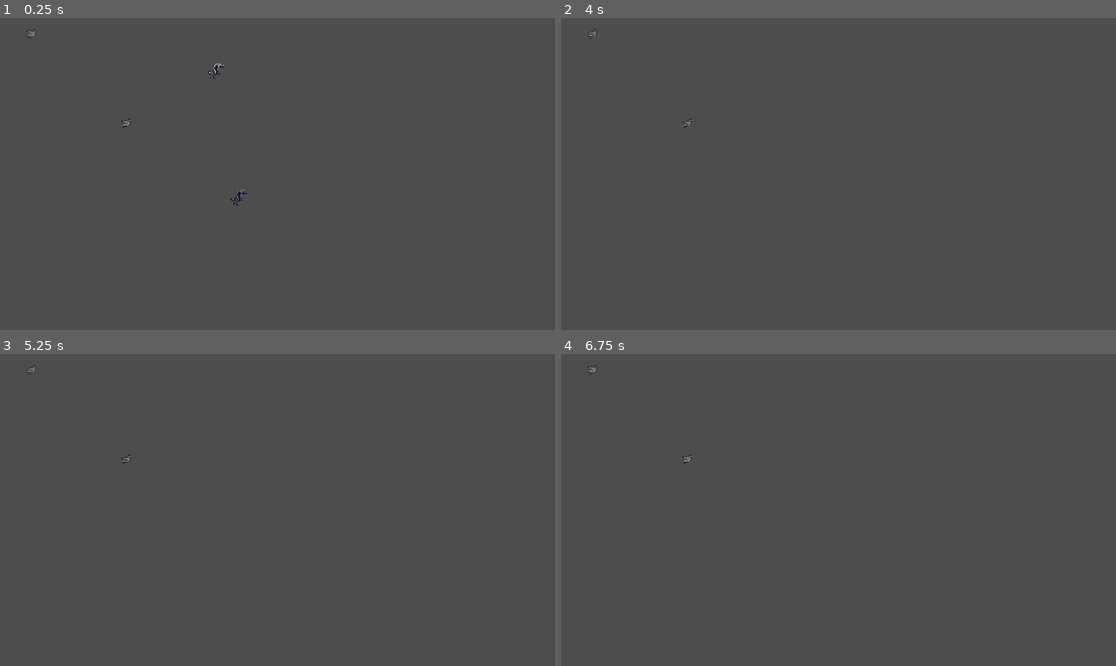
Above: before the commit, frames 1-4 (two rows, left to right).
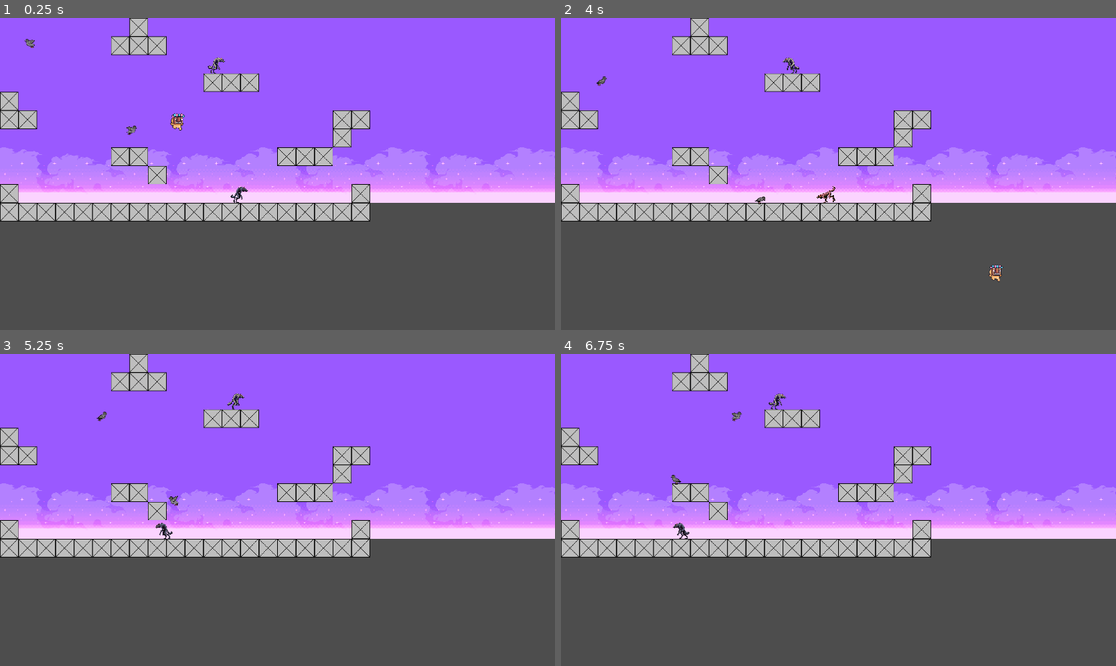
Above: after the commit, the same moments.

Repository: joaquin-salas/fabulas-videogame
Game: Godot game, scene res://levels/level_1.tscn
The game is run twice, just before and just after one commit, with the same random seed, the same clock (stepped at 60 frames per second) and the same inputs. Before the commit the project starts from res://levels/level.tscn.
Inputs:
- Up to frame 1 (0.25 s): no input
- Up to frame 2 (4 s): tap Enter at 0.5 s; hold Right (move_right) 0.53-2.03 s; tap Space (jump) at 0.77, 1.52, 3.02, 3.77 s; hold Left (move_left) 2.03-2.78 s; hold Right (move_right) from 2.78 s (still down)
- Up to frame 3 (5.25 s): release Right (move_right) at 4.28 s; hold Left (move_left) 4.28-5.03 s; tap Space (jump) at 4.52 s; hold Right (move_right) from 5.03 s (still down)
- Up to frame 4 (6.75 s): release Right (move_right) at 5.78 s; hold Left (move_left) from 5.78 s (still down); tap Space (jump) at 6.02 s

The runs differ from the first frame. In frame 1, 63% of the frame differs, in the area x 0-100%, y 0-66%; in frame 2, 63%, in the area x 0-100%, y 0-85%; in frame 3, 63%; in frame 4, 63%.
Error before the commit: Invalid access to property or key 'global_position' on a base object of type 'Nil'. (res://entities/enemies/aerial_enemy/aerial_enemy.gd:66)

Commit message:
fix(proyect_structure) reorganize world structure

Diff:
--- a/fabulas/entities/player/player.tscn
+++ b/fabulas/entities/player/player.tscn
@@ -6,7 +6,7 @@
 [ext_resource type="Texture2D" uid="uid://dk7rq8dy5bhvy" path="res://entities/player/visuals/sprite/Idle (32x32).png" id="4_pgwtq"]
 [ext_resource type="Texture2D" uid="uid://b74b2o31ifv11" path="res://entities/player/visuals/sprite/Jump (32x32).png" id="5_3xavr"]
 [ext_resource type="Texture2D" uid="uid://cymkut0eao2je" path="res://entities/player/visuals/sprite/Run (32x32).png" id="6_vpvow"]
-[ext_resource type="PackedScene" uid="uid://rpat2yeq301t" path="res://common/state-machines/state_machine.tscn" id="7_vw8xl"]
+[ext_resource type="PackedScene" uid="uid://rpat2yeq301t" path="res://shared/state-machines/state_machine.tscn" id="7_vw8xl"]
 [ext_resource type="Script" uid="uid://bldxq5das84cd" path="res://entities/player/states/states/player_idle_state.gd" id="8_xb4l4"]
 [ext_resource type="Script" uid="uid://bhg21qrimc1xu" path="res://entities/player/states/states/player_run_state.gd" id="9_v5u60"]
 [ext_resource type="Script" uid="uid://dvi2e2l5jdi7x" path="res://entities/player/states/states/player_jump_state.gd" id="10_fsjsn"]
--- a/fabulas/levels/level.tscn
+++ b/fabulas/levels/level_1.tscn
@@ -1,6 +1,6 @@
 [gd_scene format=3 uid="uid://cqwjvexkmycoy"]
 
-[ext_resource type="PackedScene" uid="uid://bgj7w8gkoacqp" path="res://worlds/map.tscn" id="1_lkqqh"]
+[ext_resource type="PackedScene" uid="uid://bgj7w8gkoacqp" path="res://worlds/tower_1/map.tscn" id="1_lkqqh"]
 [ext_resource type="PackedScene" uid="uid://by1opkevsyhob" path="res://entities/player/player.tscn" id="2_tq1so"]
 [ext_resource type="PackedScene" uid="uid://bgx5mn44t03it" path="res://entities/enemies/aerial_enemy/aerial__enemy.tscn" id="3_rv5g2"]
 [ext_resource type="PackedScene" uid="uid://dp7x3d060s0vf" path="res://entities/enemies/ground_enemy/variant a/ground_enemy.tscn" id="4_lhx7y"]
--- a/fabulas/common/camera/camera_rig.gd
+++ b/fabulas/shared/camera/camera_rig.gd
@@ -17,6 +17,7 @@
 
 func _ready() -> void:
 	camera.zoom = zoom_value
+	position.x = follow_node.position.x
 
 func _process(delta: float) -> void:
 	if follow_node == null:
--- a/fabulas/common/camera/camera_rig.tscn
+++ b/fabulas/shared/camera/camera_rig.tscn
@@ -1,6 +1,6 @@
 [gd_scene format=3 uid="uid://drut5tkemtw57"]
 
-[ext_resource type="Script" uid="uid://dufoxv48m2cc5" path="res://common/camera/camera_rig.gd" id="1_w8xws"]
+[ext_resource type="Script" uid="uid://dufoxv48m2cc5" path="res://shared/camera/camera_rig.gd" id="1_w8xws"]
 
 [node name="CameraRig" type="Node2D" unique_id=2139074347]
 script = ExtResource("1_w8xws")
--- a/fabulas/common/state-machines/state_machine.tscn
+++ b/fabulas/shared/state-machines/state_machine.tscn
@@ -1,6 +1,6 @@
 [gd_scene format=3 uid="uid://rpat2yeq301t"]
 
-[ext_resource type="Script" uid="uid://beao3mlsvx0kw" path="res://common/state-machines/state_machine.gd" id="1_uvuqw"]
+[ext_resource type="Script" uid="uid://beao3mlsvx0kw" path="res://shared/state-machines/state_machine.gd" id="1_uvuqw"]
 
 [node name="StateMachine" type="Node" unique_id=652708199]
 script = ExtResource("1_uvuqw")
--- a/fabulas/worlds/map.tscn
+++ b/fabulas/worlds/tower_1/map.tscn
@@ -1,177 +1,13 @@
 [gd_scene format=4 uid="uid://bgj7w8gkoacqp"]
 
-[ext_resource type="Texture2D" path="res://Assets/Placeholders/Terrain (16x16).png" id="1_26yhd"]
-[ext_resource type="Texture2D" uid="uid://c32spx4e22j7u" path="res://worlds/placeholders/tile_placeholder (64x64).png" id="2_p3ir5"]
-[ext_resource type="Texture2D" uid="uid://d31ln5pm742nc" path="res://worlds/placeholders/Background/Background.png" id="3_myvm1"]
-[ext_resource type="Texture2D" uid="uid://dou7513dgttxo" path="res://worlds/placeholders/Background/[64x64] Dungeon Bricks Plain.png" id="3_p3ir5"]
-
-[sub_resource type="NavigationPolygon" id="NavigationPolygon_myvm1"]
-vertices = PackedVector2Array(32, 32, -32, 32, -32, -32, 32, -32)
-polygons = Array[PackedInt32Array]([PackedInt32Array(0, 1, 2, 3)])
-outlines = Array[PackedVector2Array]([PackedVector2Array(-32, -32, 32, -32, 32, 32, -32, 32)])
-agent_radius = 0.0
-
-[sub_resource type="TileSetAtlasSource" id="TileSetAtlasSource_myvm1"]
-texture = ExtResource("1_26yhd")
-0:0/0 = 0
-1:0/0 = 0
-2:0/0 = 0
-3:0/0 = 0
-4:0/0 = 0
-6:0/0 = 0
-6:0/0/physics_layer_0/polygon_0/points = PackedVector2Array(-8, -8, 8, -8, 8, 8, -8, 8)
-7:0/0 = 0
-7:0/0/physics_layer_0/polygon_0/points = PackedVector2Array(-8, -8, 8, -8, 8, 8, -8, 8)
-8:0/0 = 0
-8:0/0/physics_layer_0/polygon_0/points = PackedVector2Array(-8, -8, 8, -8, 8, 8, -8, 8)
-9:0/0 = 0
-10:0/0 = 0
-12:0/0 = 0
-13:0/0 = 0
-14:0/0 = 0
-15:0/0 = 0
-17:0/0 = 0
-18:0/0 = 0
-19:0/0 = 0
-0:1/0 = 0
-1:1/0 = 0
-2:1/0 = 0
-3:1/0 = 0
-4:1/0 = 0
-6:1/0 = 0
-6:1/0/physics_layer_0/polygon_0/points = PackedVector2Array(-8, -8, 8, -8, 8, 8, -8, 8)
-7:1/0 = 0
-7:1/0/physics_layer_0/polygon_0/points = PackedVector2Array(-8, -8, 8, -8, 8, 8, -8, 8)
-8:1/0 = 0
-8:1/0/physics_layer_0/polygon_0/points = PackedVector2Array(-8, -8, 8, -8, 8, 8, -8, 8)
-9:1/0 = 0
-10:1/0 = 0
-12:1/0 = 0
-13:1/0 = 0
-14:1/0 = 0
-15:1/0 = 0
-17:1/0 = 0
-18:1/0 = 0
-19:1/0 = 0
-0:2/0 = 0
-1:2/0 = 0
-2:2/0 = 0
-6:2/0 = 0
-6:2/0/physics_layer_0/polygon_0/points = PackedVector2Array(-8, -8, 8, -8, 8, 8, -8, 8)
-7:2/0 = 0
-7:2/0/physics_layer_0/polygon_0/points = PackedVector2Array(-8, -8, 8, -8, 8, 8, -8, 8)
-8:2/0 = 0
-8:2/0/physics_layer_0/polygon_0/points = PackedVector2Array(-8, -8, 8, -8, 8, 8, -8, 8)
-13:2/0 = 0
-14:2/0 = 0
-15:2/0 = 0
-17:2/0 = 0
-18:2/0 = 0
-19:2/0 = 0
-0:4/0 = 0
-1:4/0 = 0
-2:4/0 = 0
-3:4/0 = 0
-4:4/0 = 0
-6:4/0 = 0
-7:4/0 = 0
-8:4/0 = 0
-9:4/0 = 0
-10:4/0 = 0
-12:4/0 = 0
-13:4/0 = 0
-14:4/0 = 0
-15:4/0 = 0
-17:4/0 = 0
-18:4/0 = 0
-19:4/0 = 0
-20:4/0 = 0
-21:4/0 = 0
-0:5/0 = 0
-1:5/0 = 0
-2:5/0 = 0
-3:5/0 = 0
-4:5/0 = 0
-6:5/0 = 0
-7:5/0 = 0
-8:5/0 = 0
-9:5/0 = 0
-10:5/0 = 0
-12:5/0 = 0
-13:5/0 = 0
-14:5/0 = 0
-15:5/0 = 0
-17:5/0 = 0
-18:5/0 = 0
-18:5/0/navigation_layer_0/polygon = SubResource("NavigationPolygon_myvm1")
-19:5/0 = 0
-20:5/0 = 0
-21:5/0 = 0
-0:6/0 = 0
-1:6/0 = 0
-2:6/0 = 0
-6:6/0 = 0
-7:6/0 = 0
-8:6/0 = 0
-13:6/0 = 0
-14:6/0 = 0
-15:6/0 = 0
-17:6/0 = 0
-18:6/0 = 0
-19:6/0 = 0
-0:8/0 = 0
-1:8/0 = 0
-2:8/0 = 0
-3:8/0 = 0
-4:8/0 = 0
-6:8/0 = 0
-7:8/0 = 0
-8:8/0 = 0
-9:8/0 = 0
-10:8/0 = 0
-12:8/0 = 0
-13:8/0 = 0
-14:8/0 = 0
-15:8/0 = 0
-17:8/0 = 0
-18:8/0 = 0
-19:8/0 = 0
-20:8/0 = 0
-0:9/0 = 0
-1:9/0 = 0
-2:9/0 = 0
-3:9/0 = 0
-4:9/0 = 0
-6:9/0 = 0
-7:9/0 = 0
-8:9/0 = 0
-9:9/0 = 0
-10:9/0 = 0
-12:9/0 = 0
-13:9/0 = 0
-14:9/0 = 0
-15:9/0 = 0
-17:9/0 = 0
-18:9/0 = 0
-19:9/0 = 0
-20:9/0 = 0
-0:10/0 = 0
-1:10/0 = 0
-2:10/0 = 0
-6:10/0 = 0
-7:10/0 = 0
-8:10/0 = 0
-13:10/0 = 0
-14:10/0 = 0
-15:10/0 = 0
-18:10/0 = 0
-19:10/0 = 0
-20:10/0 = 0
+[ext_resource type="Texture2D" uid="uid://c32spx4e22j7u" path="res://worlds/common/placeholders/tile_placeholder (64x64).png" id="1_2e46u"]
+[ext_resource type="Texture2D" uid="uid://d31ln5pm742nc" path="res://worlds/common/Background/Background.png" id="2_ydbym"]
+[ext_resource type="Texture2D" uid="uid://dou7513dgttxo" path="res://worlds/common/Background/Dungeon Bricks.png" id="3_254bq"]
 
 [sub_resource type="NavigationPolygon" id="NavigationPolygon_26yhd"]
 
 [sub_resource type="TileSetAtlasSource" id="TileSetAtlasSource_q0mm3"]
-texture = ExtResource("2_p3ir5")
+texture = ExtResource("1_2e46u")
 texture_region_size = Vector2i(64, 64)
 0:0/0 = 0
 0:0/0/physics_layer_0/polygon_0/points = PackedVector2Array(-32, -32, 32, -32, 32, 32, -32, 32)
@@ -182,7 +18,6 @@
 physics_layer_0/collision_layer = 4
 physics_layer_0/collision_mask = 4
 navigation_layer_0/layers = 4
-sources/0 = SubResource("TileSetAtlasSource_myvm1")
 sources/1 = SubResource("TileSetAtlasSource_q0mm3")
 
 [sub_resource type="NavigationPolygon" id="NavigationPolygon_q0mm3"]
@@ -192,7 +27,7 @@
 agent_radius = 0.0
 
 [sub_resource type="TileSetAtlasSource" id="TileSetAtlasSource_w7jjh"]
-texture = ExtResource("3_myvm1")
+texture = ExtResource("2_ydbym")
 texture_region_size = Vector2i(64, 64)
 0:3/0 = 0
 0:3/0/navigation_layer_0/polygon = SubResource("NavigationPolygon_q0mm3")
@@ -258,7 +93,7 @@
 agent_radius = 0.0
 
 [sub_resource type="TileSetAtlasSource" id="TileSetAtlasSource_np2xp"]
-texture = ExtResource("3_p3ir5")
+texture = ExtResource("3_254bq")
 texture_region_size = Vector2i(64, 64)
 0:0/0 = 0
 0:0/0/navigation_layer_0/polygon = SubResource("NavigationPolygon_p3ir5")
Renamed: fabulas/common/camera/camera_rig.gd.uid -> fabulas/shared/camera/camera_rig.gd.uid
Renamed: fabulas/common/state-machines/base/state_base.gd -> fabulas/shared/state-machines/base/state_base.gd
Renamed: fabulas/common/state-machines/base/state_base.gd.uid -> fabulas/shared/state-machines/base/state_base.gd.uid
Renamed: fabulas/common/state-machines/state_machine.gd -> fabulas/shared/state-machines/state_machine.gd
Renamed: fabulas/common/state-machines/state_machine.gd.uid -> fabulas/shared/state-machines/state_machine.gd.uid
Renamed: fabulas/worlds/placeholders/Background/Background.png -> fabulas/worlds/common/Background/Background.png
Not shown, changed: fabulas/worlds/common/Background/Background.png.import
Renamed: fabulas/worlds/placeholders/Background/[64x64] Dungeon Bricks Plain.png -> fabulas/worlds/common/Background/Dungeon Bricks.png
Not shown, changed: fabulas/worlds/common/Background/Dungeon Bricks.png.import
Renamed: fabulas/worlds/placeholders/tile_placeholder (64x64).png -> fabulas/worlds/common/placeholders/tile_placeholder (64x64).png
Not shown, changed: fabulas/worlds/common/placeholders/tile_placeholder (64x64).png.import
